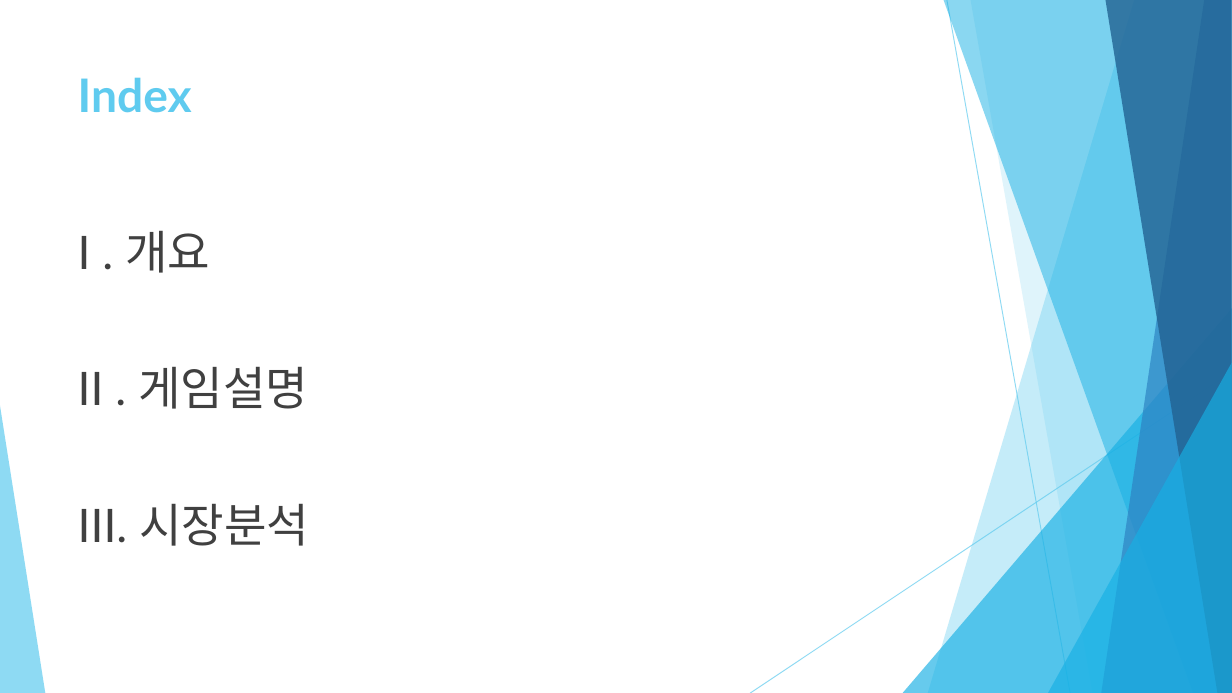
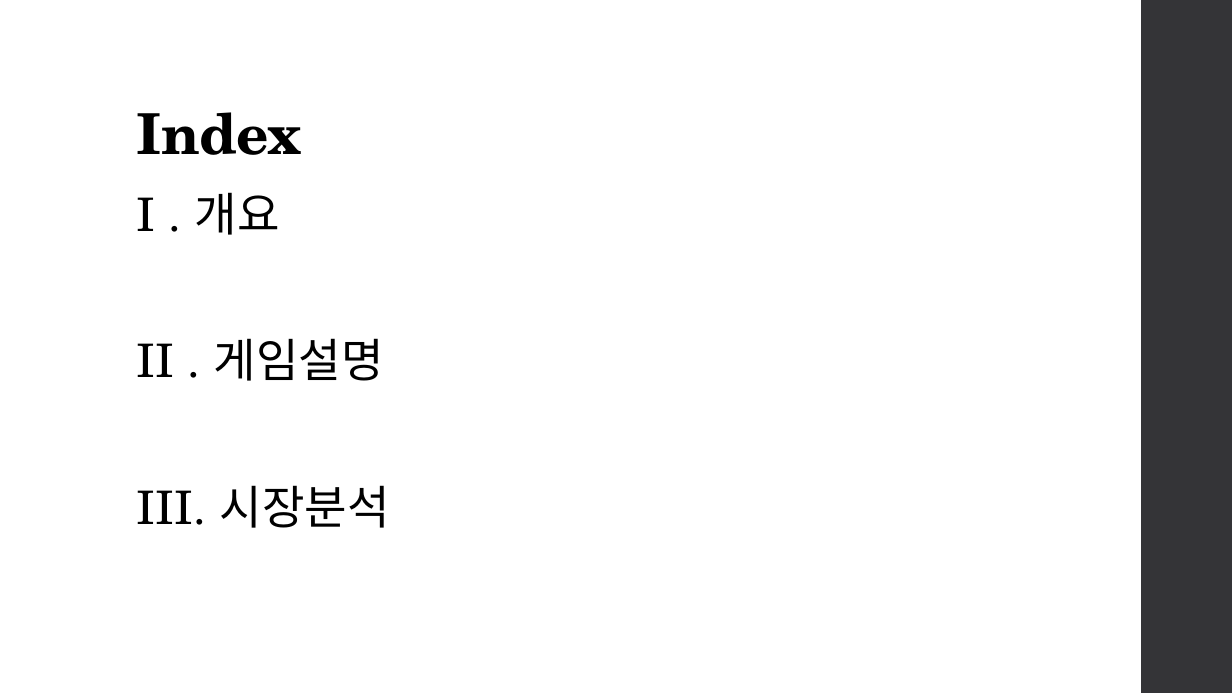
Before and after one commit to healjoo/smallprecious, a slide deck: slide 2 of 코딩교육용 퍼즐게임 제안서.pptx. Drawn at 1232x693 pixels with LibreOffice and Linux fonts; fonts in the diff are those of the drawing. Boxes give left, top, right and bottom in pixels: in the first picture for what was removed or moved away, otherwise in the second. Text is boxed around its words. In the diff, an @@ line names an element or a change of style, - is before the commit and + after.

```diff
--- a/코딩교육용 퍼즐게임 제안서.pptx
+++ b/코딩교육용 퍼즐게임 제안서.pptx
@@ rectangle added at <box>1141,0,1232,693</box>, fill #353537 @@
@@ title "Index": place and size @@
-title "Index" at <box>78,77,192,113</box>
+title "Index" at <box>137,112,302,155</box>
@@ title "Index" at <box>137,112,302,155</box>: size 36 to 44 pt, font Lato to TeX Gyre Schola, text colour #5FCBEF to #000000, letter spacing 0 to -0.5 pt; line spacing 1 to 0.9; vertical alignment top to bottom @@
@@ text "I . 개요": place and size @@
-text "I . 개요" at <box>78,230,309,546</box>
+text "I . 개요" at <box>137,192,390,528</box>
@@ text "I . 개요" at <box>137,192,390,528</box>: font Lato to TeX Gyre Schola, text colour #404040 to #000000, letter spacing 0 to 0.1 pt; line spacing 1 to 0.95; more space between paragraphs @@
@@ group removed at <box>0,0,1232,693</box>: 5 freeform shapes, 3 triangles, 2 lines @@
```
Also in this commit, not shown: 8 other slides changed, 1 slide added, 2 slides removed, 6 other files.
